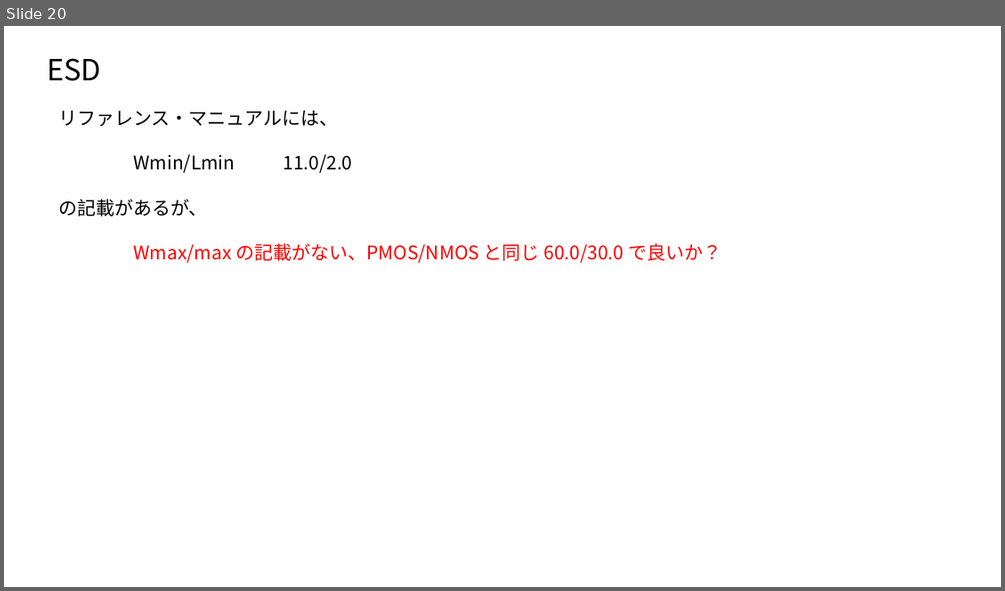
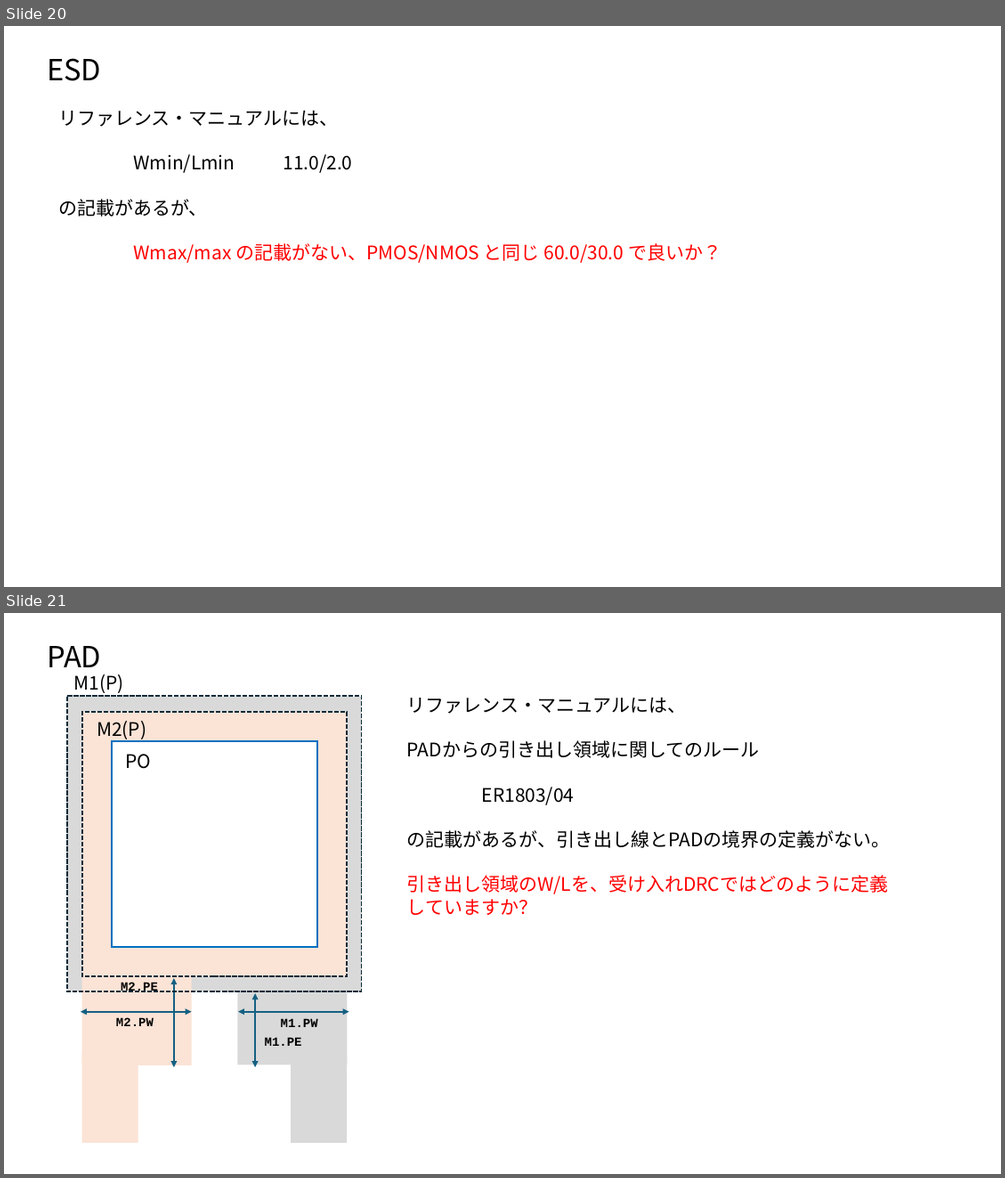
Before and after one commit to H-Ojiro/TR-1um, a slide deck: Document/TR-1um_DRC_summary.pptx. Shown one above the other, each under a label of ours: slide 20 before the commit, slides 20 and 21 after it. The pictures are 1005x591 and 1005x1178 pixels, drawn with LibreOffice and Linux fonts; fonts in the diff are those of the drawing. Boxes give left, top, right and bottom in pixels: in the first picture for what was removed or moved away, otherwise in the second. Text is boxed around its words. In the diff, an @@ line names an element or a change of style, - is before the commit and + after.

```diff
--- a/Document/TR-1um_DRC_summary.pptx
+++ b/Document/TR-1um_DRC_summary.pptx
@@ slide 21 added at [4, 613, 1001, 1174], background #FFFFFF @@
@@ text added at [47, 646, 101, 667], 28 pt, text #000000 @@
+PAD
@@ text added at [73, 674, 123, 693], 18 pt, text #000000 @@
+M1(P)
@@ rectangle added at [67, 697, 362, 991], fill #D9D9D9 @@
@@ rectangle added at [67, 696, 362, 991], outline #092A39 1.5 pt dashed @@
@@ rectangle added at [81, 712, 347, 976], fill #FBE3D6 @@
@@ rectangle added at [81, 712, 347, 976], outline #092A39 1.5 pt dashed @@
@@ text added at [407, 697, 890, 894], 18 pt, text #000000 @@
+リファレンス・マニュアルには、
+PADからの引き出し領域に関してのルール
+ER1803/04
+の記載があるが、引き出し線とPADの境界の定義がない。
+引き出し領域のW/Lを、受け入れDRCではどのように定義していますか？
@@ text added at [97, 721, 146, 739], 18 pt, text #000000 @@
+M2(P)
@@ rectangle added at [112, 741, 318, 948], fill #FFFFFF, outline #0070C0 1.5 pt @@
@@ text added at [126, 754, 152, 769], 18 pt, text #000000 @@
+PO
@@ rectangle added at [81, 976, 191, 1064], fill #FBE3D6 @@
@@ text added at [121, 981, 158, 992], 12 pt, text #000000, bold @@
+M2.PE
@@ double arrow added from (174, 1067) to (174, 978), #156082 1.5 pt @@
@@ rectangle added at [238, 982, 347, 1064], fill #D9D9D9 @@
@@ double arrow added from (192, 1012) to (81, 1012), #156082 1.5 pt @@
@@ double arrow added from (349, 1012) to (238, 1012), #156082 1.5 pt @@
@@ double arrow added from (255, 1067) to (255, 993), #156082 1.5 pt @@
@@ text added at [116, 1017, 154, 1026], 12 pt, text #000000, bold @@
+M2.PW
@@ text added at [265, 1037, 302, 1046], 12 pt, text #000000, bold @@
+M1.PE
@@ text added at [281, 1018, 318, 1027], 12 pt, text #000000, bold @@
+M1.PW
@@ rectangle added at [82, 1054, 138, 1143], fill #FBE3D6 @@
@@ rectangle added at [291, 1054, 347, 1143], fill #D9D9D9 @@
```
Also in this commit, not shown: 5 slides changed, 7 other files.
